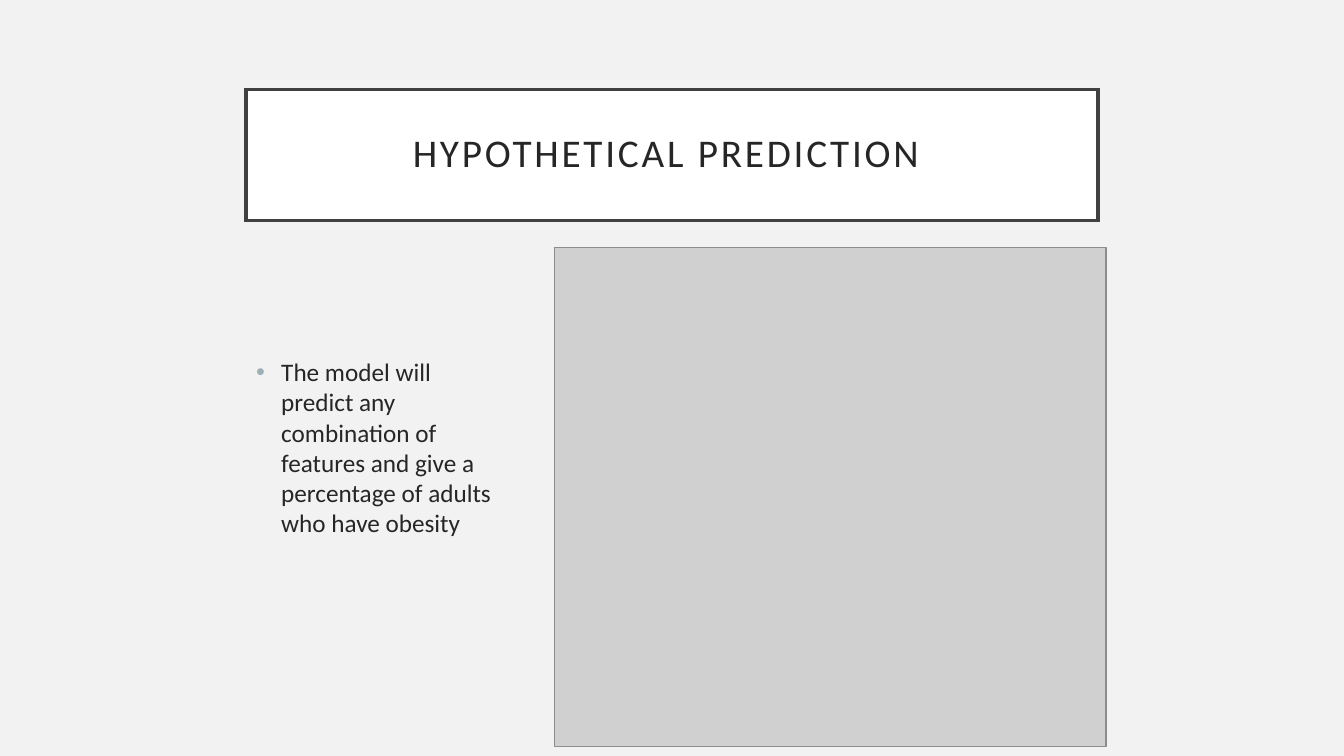
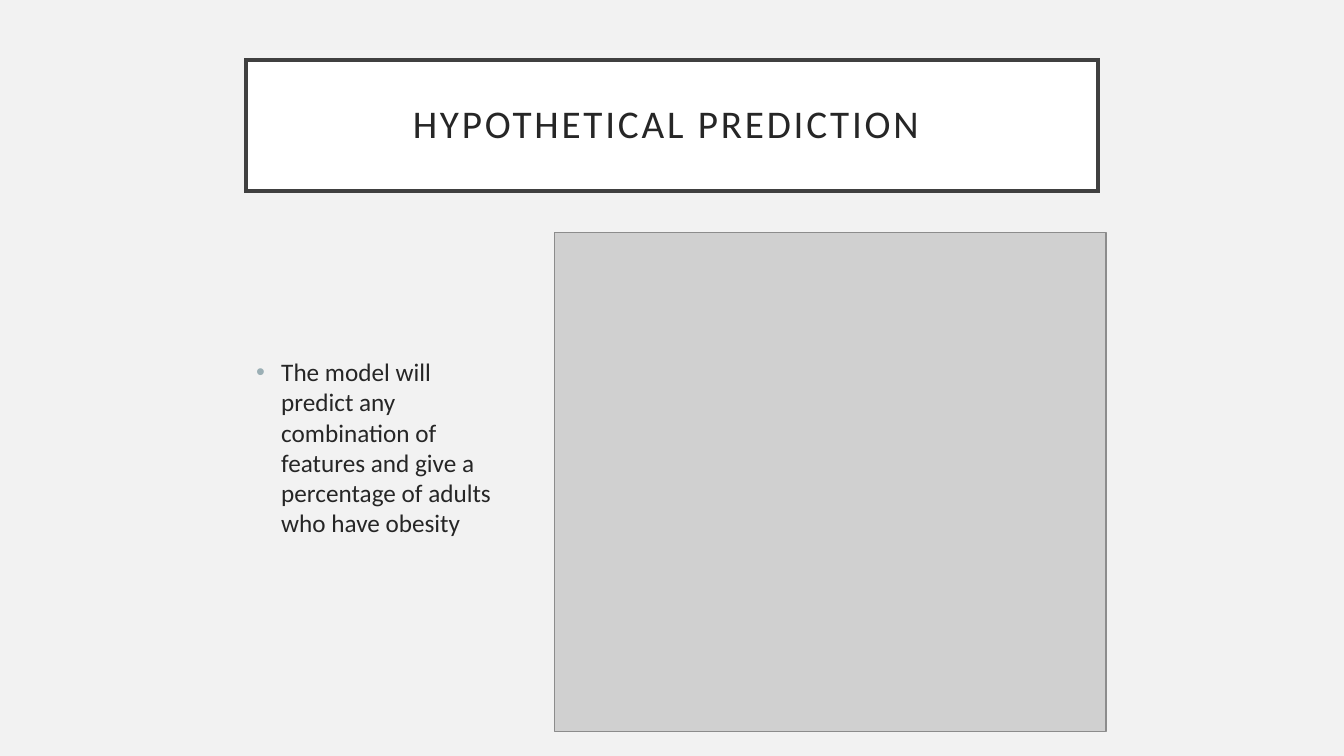
Before and after one commit to saganaga/Obesity-Prediction-Model, a slide deck: slide 12 of ObesityRiskFactors.pptx. Drawn at 1344x756 pixels with LibreOffice and Linux fonts; fonts in the diff are those of the drawing; grey boxes stand for pictures. Boxes give left, top, right and bottom in pixels: in the first picture for what was removed or moved away, otherwise in the second. Text is boxed around its words. In the diff, an @@ line names an element or a change of style, - is before the commit and + after.

Commit message:
Updated visual for prediction model

```diff
--- a/ObesityRiskFactors.pptx
+++ b/ObesityRiskFactors.pptx
@@ title "HYPOTHETICAL PREDICTION": place and size @@
-title "HYPOTHETICAL PREDICTION" at (246, 90, 1098, 221)
+title "HYPOTHETICAL PREDICTION" at (246, 59, 1098, 191)
@@ picture: place and size @@
-picture at (555, 247, 1106, 747)
+picture at (555, 232, 1106, 732)
```
Also in this commit, not shown: 1 other slide changed.
